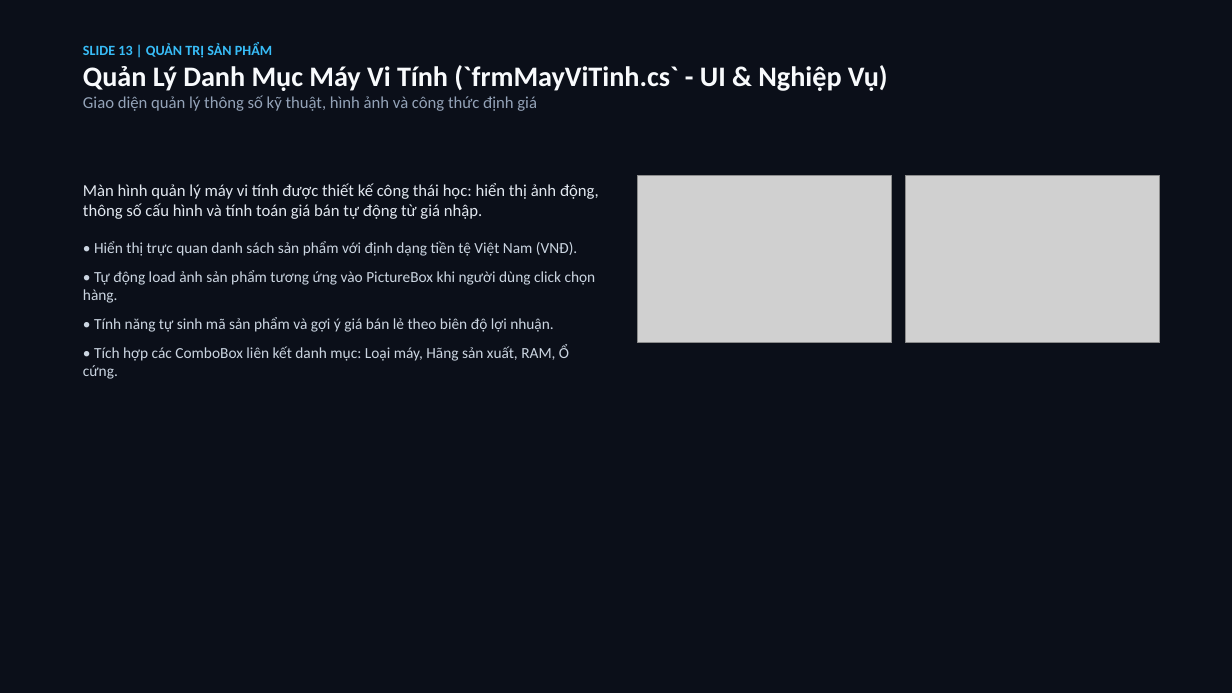
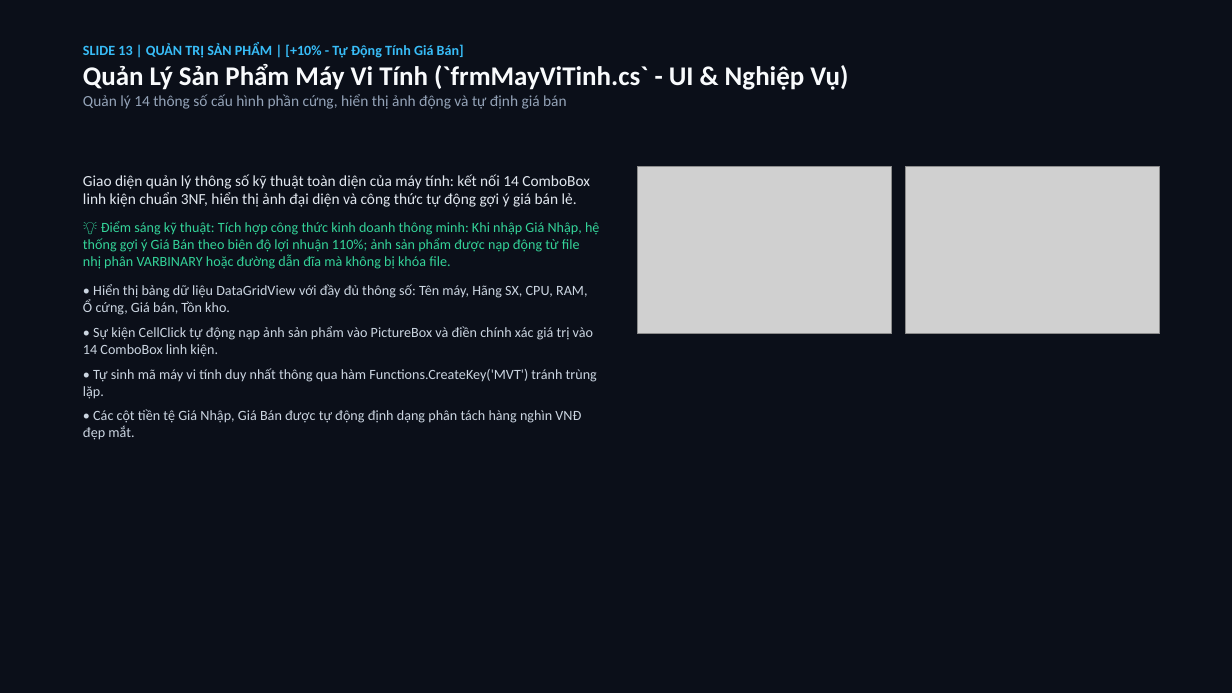
Before and after one commit to hoanganh15092006/BTLLAPTRINHTRUCQUAN, a slide deck: slide 13 of Presentation/QLBanMayViTinh_32_Slides.pptx. Drawn at 1232x693 pixels with LibreOffice and Linux fonts; fonts in the diff are those of the drawing; grey boxes stand for pictures. Boxes give left, top, right and bottom in pixels: in the first picture for what was removed or moved away, otherwise in the second. Text is boxed around its words. In the diff, an @@ line names an element or a change of style, - is before the commit and + after.

```diff
--- a/Presentation/QLBanMayViTinh_32_Slides.pptx
+++ b/Presentation/QLBanMayViTinh_32_Slides.pptx
@@ text at [83, 43, 848, 109]: text changed; size 22 to 12 pt; text colour #F8FAFC to #94A3B8 @@
-SLIDE 13 | QUẢN TRỊ SẢN PHẨM
-Quản Lý Danh Mục Máy Vi Tính (`frmMayViTinh.cs` - UI & Nghiệp Vụ)
-Giao diện quản lý thông số kỹ thuật, hình ảnh và công thức định giá
+SLIDE 13 | QUẢN TRỊ SẢN PHẨM | [+10% - Tự Động Tính Giá Bán]
+Quản Lý Sản Phẩm Máy Vi Tính (`frmMayViTinh.cs` - UI & Nghiệp Vụ)
+Quản lý 14 thông số cấu hình phần cứng, hiển thị ảnh động và tự định giá bán
@@ text at [83, 174, 599, 440]: text changed; size 12 to 11 pt @@
-Màn hình quản lý máy vi tính được thiết kế công thái học: hiển thị ảnh động, thông số cấu hình và tính toán giá bán tự động từ giá nhập.
-• Hiển thị trực quan danh sách sản phẩm với định dạng tiền tệ Việt Nam (VNĐ).
-• Tự động load ảnh sản phẩm tương ứng vào PictureBox khi người dùng click chọn hàng.
-• Tính năng tự sinh mã sản phẩm và gợi ý giá bán lẻ theo biên độ lợi nhuận.
-• Tích hợp các ComboBox liên kết danh mục: Loại máy, Hãng sản xuất, RAM, Ổ cứng.
+Giao diện quản lý thông số kỹ thuật toàn diện của máy tính: kết nối 14 ComboBox linh kiện chuẩn 3NF, hiển thị ảnh đại diện và công thức tự động gợi ý giá bán lẻ.
+💡 Điểm sáng kỹ thuật: Tích hợp công thức kinh doanh thông minh: Khi nhập Giá Nhập, hệ thống gợi ý Giá Bán theo biên độ lợi nhuận 110%; ảnh sản phẩm được nạp động từ file nhị phân VARBINARY hoặc đường dẫn đĩa mà không bị khóa file.
+• Hiển thị bảng dữ liệu DataGridView với đầy đủ thông số: Tên máy, Hãng SX, CPU, RAM, Ổ cứng, Giá bán, Tồn kho.
+• Sự kiện CellClick tự động nạp ảnh sản phẩm vào PictureBox và điền chính xác giá trị vào 14 ComboBox linh kiện.
+• Tự sinh mã máy vi tính duy nhất thông qua hàm Functions.CreateKey('MVT') tránh trùng lặp.
+• Các cột tiền tệ Giá Nhập, Giá Bán được tự động định dạng phân tách hàng nghìn VNĐ đẹp mắt.
@@ picture: place and size @@
-picture at [638, 176, 892, 343]
+picture at [638, 166, 892, 334]
@@ picture: place and size @@
-picture at [906, 176, 1160, 343]
+picture at [906, 166, 1160, 334]
```
Also in this commit, not shown: 28 other slides changed, 3 slides added, 3 slides removed, 26 other files.
